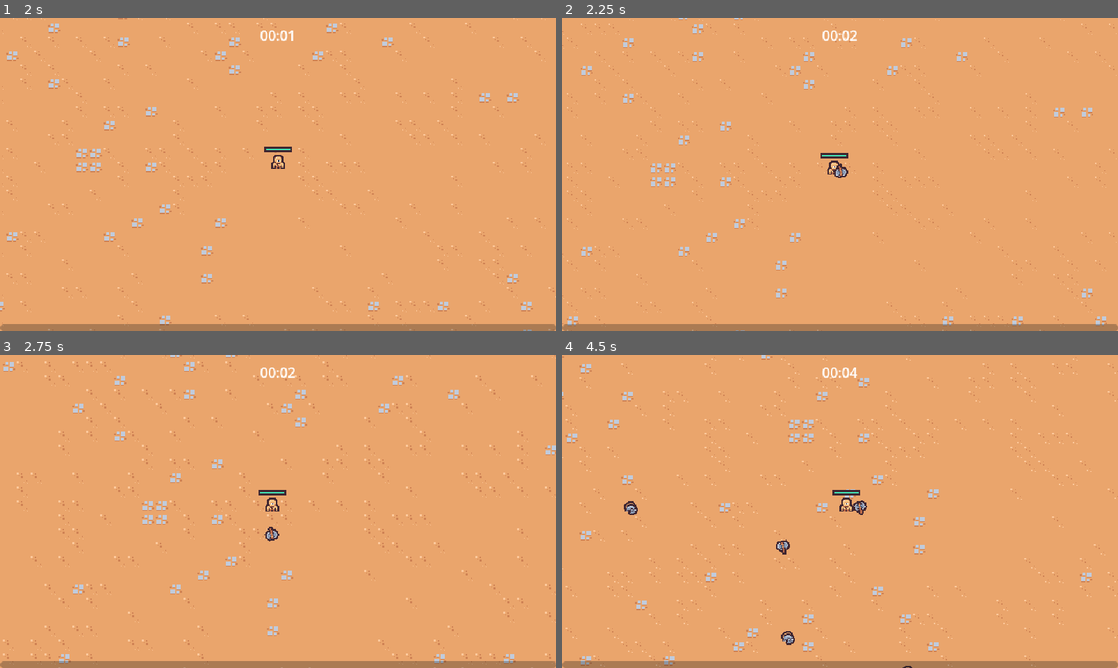
Above: before the commit, frames 1-4 (two rows, left to right).
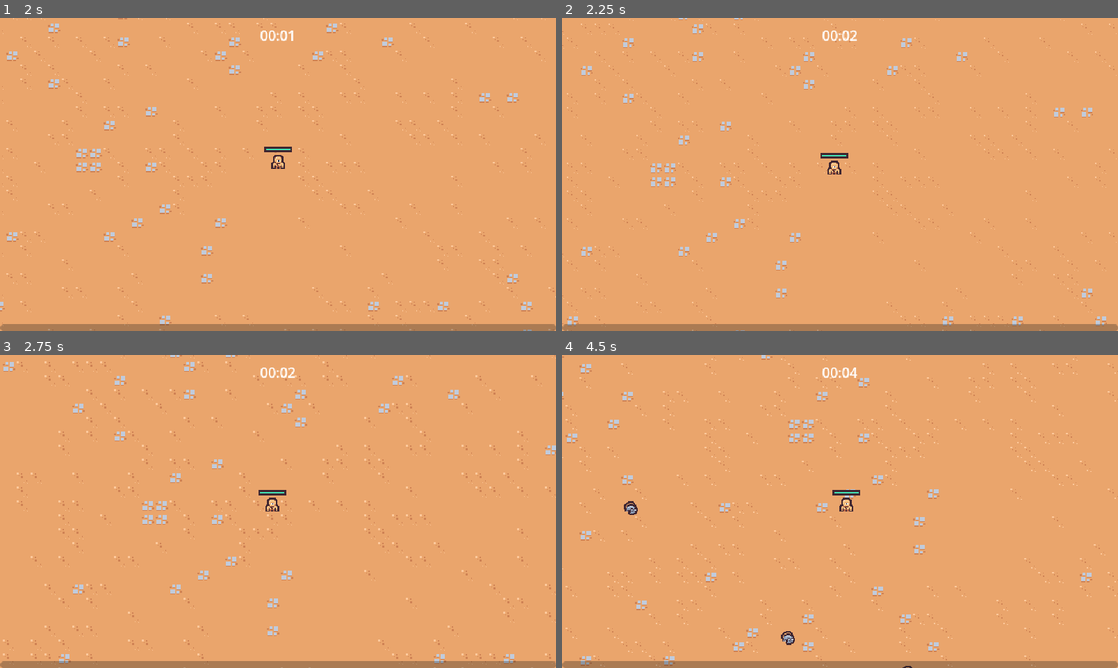
Above: after the commit, the same moments.

Repository: CullsGit/2dsurvivor
Game: Godot game, scene res://scenes/main/main.tscn
Two runs of this game, one before a commit and one after it. Both use one fixed random seed, a clock stepped at 60 frames per second and the inputs below.
Inputs (mouse positions are in pixels of both pictures, inside the frame that each line leads up to):
- Up to frame 1 (2 s): move the mouse to (250, 237) at 0.52 s; press the mouse at (250, 237) at 0.53 s; hold W (move_up) from 0.53 s (still down); move the mouse to (444, 221) at 1.27 s; release the mouse at (444, 221) at 1.28 s; click (444, 221) at 1.35 s
- Up to frame 2 (2.25 s): move the mouse to (673, 127) at 2.02 s; release W (move_up) at 2.03 s; press the mouse at (673, 127) at 2.03 s; hold A (move_left) from 2.03 s (still down)
- Up to frame 3 (2.75 s): keep holding A (move_left)
- Up to frame 4 (4.5 s): move the mouse to (867, 511) at 2.77 s; release the mouse at (867, 511) at 2.78 s; click (867, 511) at 2.85 s; move the mouse to (756, 433) at 3.52 s; release A (move_left) at 3.53 s; press the mouse at (756, 433) at 3.53 s; hold S (move_down) 3.53-4.28 s; move the mouse to (962, 495) at 4.27 s; release the mouse at (962, 495) at 4.28 s; hold D (move_right) from 4.28 s (still down); click (962, 495) at 4.35 s

Frame 1 is identical in both runs. In frame 2, less than 0.1% of the frame differs, in the area x 48-52%, y 46-52%; in frame 3, less than 0.1%; in frame 4, 0.2%, in the area x 38-55%, y 46-64%.

Commit message:
allow acquisition of axe ability rather than inherent

Diff:
--- /dev/null
+++ b/resources/upgrades/ability.gd
@@ -0,0 +1,4 @@
+extends AbilityUpgrade
+class_name Ability
+
+@export var ability_controller_scene: PackedScene
--- /dev/null
+++ b/resources/upgrades/axe.tres
@@ -0,0 +1,11 @@
+[gd_resource type="Resource" script_class="Ability" load_steps=3 format=3 uid="uid://b0yutw82b5g5"]
+
+[ext_resource type="PackedScene" uid="uid://cysv401tytwyl" path="res://scenes/ability/axe_ability_controller/axe_ability_controller.tscn" id="1_lxg8a"]
+[ext_resource type="Script" uid="uid://cnvspy2f6j7cb" path="res://resources/upgrades/ability.gd" id="1_vgov1"]
+
+[resource]
+script = ExtResource("1_vgov1")
+ability_controller_scene = ExtResource("1_lxg8a")
+id = "axe"
+name = "Axe"
+description = "Periodically sends out a spinning axe."
--- a/scenes/ability/axe_ability/axe_ability.tscn
+++ b/scenes/ability/axe_ability/axe_ability.tscn
@@ -3,6 +3,21 @@
 [ext_resource type="Texture2D" uid="uid://cikyhtfiowwax" path="res://scenes/ability/axe_ability/axe.png" id="1_4o2mv"]
 [ext_resource type="Script" uid="uid://c2m4i53bubve7" path="res://scenes/ability/axe_ability/axe_ability.gd" id="1_65u81"]
 [ext_resource type="PackedScene" uid="uid://crh55lkishbnp" path="res://scenes/component/hitbox_component.tscn" id="3_m8265"]
+
+[sub_resource type="Animation" id="Animation_r58rl"]
+length = 0.001
+tracks/0/type = "value"
+tracks/0/imported = false
+tracks/0/enabled = true
+tracks/0/path = NodePath("Sprite2D:rotation")
+tracks/0/interp = 1
+tracks/0/loop_wrap = true
+tracks/0/keys = {
+"times": PackedFloat32Array(0),
+"transitions": PackedFloat32Array(1),
+"update": 0,
+"values": [0.0]
+}
 
 [sub_resource type="Animation" id="Animation_m8265"]
 resource_name = "default"
@@ -19,21 +34,6 @@
 "transitions": PackedFloat32Array(1, 1),
 "update": 0,
 "values": [0.0, 6.28319]
-}
-
-[sub_resource type="Animation" id="Animation_r58rl"]
-length = 0.001
-tracks/0/type = "value"
-tracks/0/imported = false
-tracks/0/enabled = true
-tracks/0/path = NodePath("Sprite2D:rotation")
-tracks/0/interp = 1
-tracks/0/loop_wrap = true
-tracks/0/keys = {
-"times": PackedFloat32Array(0),
-"transitions": PackedFloat32Array(1),
-"update": 0,
-"values": [0.0]
 }
 
 [sub_resource type="AnimationLibrary" id="AnimationLibrary_twdap"]
--- a/scenes/game_object/player/player.gd
+++ b/scenes/game_object/player/player.gd
@@ -6,6 +6,7 @@
 @onready var damage_interval_timer = $DamageIntervalTimer
 @onready var health_component = $HealthComponent
 @onready var health_bar = $HealthBar
+@onready var abilities = $Abilities
 
 var number_colliding_bodies = 0
 
@@ -15,6 +16,7 @@
 	$CollisionArea2D.body_exited.connect(on_body_exited)
 	damage_interval_timer.timeout.connect(on_damage_interval_timer_timeout)
 	health_component.health_changed.connect(on_health_changed)
+	GameEvents.ability_upgrade_added.connect(on_ability_upgrade_added)
 	update_health_display()
 
 
@@ -61,3 +63,10 @@
 
 func on_health_changed():
 	update_health_display()
+
+func on_ability_upgrade_added(ability_upgrade: AbilityUpgrade, current_upgrades: Dictionary):
+	if not ability_upgrade is Ability:
+		return
+
+	var ability = ability_upgrade as Ability
+	abilities.add_child(ability.ability_controller_scene.instantiate())
--- a/scenes/game_object/player/player.tscn
+++ b/scenes/game_object/player/player.tscn
@@ -1,10 +1,9 @@
-[gd_scene load_steps=11 format=3 uid="uid://c0rnuwnywvr7p"]
+[gd_scene load_steps=10 format=3 uid="uid://c0rnuwnywvr7p"]
 
 [ext_resource type="Texture2D" uid="uid://cdjc3m375lni4" path="res://scenes/game_object/player/player.png" id="1_8afob"]
 [ext_resource type="Script" uid="uid://buoxmsmue1g3k" path="res://scenes/game_object/player/player.gd" id="1_dovo2"]
 [ext_resource type="PackedScene" uid="uid://blyp5kgr4vss" path="res://scenes/ability/sword_ability_controller/sword_ability_controller.tscn" id="2_gmlin"]
 [ext_resource type="PackedScene" uid="uid://bg7gs4wsbt654" path="res://scenes/component/health_component.tscn" id="3_ss5pk"]
-[ext_resource type="PackedScene" uid="uid://cysv401tytwyl" path="res://scenes/ability/axe_ability_controller/axe_ability_controller.tscn" id="3_tj6oj"]
 
 [sub_resource type="StyleBoxFlat" id="StyleBoxFlat_ss5pk"]
 bg_color = Color(0.247059, 0.14902, 0.192157, 1)
@@ -31,13 +30,11 @@
 motion_mode = 1
 script = ExtResource("1_dovo2")
 
-[node name="AbilityManager" type="Node" parent="."]
+[node name="HealthComponent" parent="." instance=ExtResource("3_ss5pk")]
 
-[node name="SwordAbilityController" parent="AbilityManager" instance=ExtResource("2_gmlin")]
+[node name="Abilities" type="Node" parent="."]
 
-[node name="AxeAbilityController" parent="AbilityManager" instance=ExtResource("3_tj6oj")]
-
-[node name="HealthComponent" parent="." instance=ExtResource("3_ss5pk")]
+[node name="SwordAbilityController" parent="Abilities" instance=ExtResource("2_gmlin")]
 
 [node name="DamageIntervalTimer" type="Timer" parent="."]
 wait_time = 0.5
--- a/scenes/manager/upgrade_manager.gd
+++ b/scenes/manager/upgrade_manager.gd
@@ -11,16 +11,6 @@
 	experience_manager.level_up.connect(on_level_up)
 
 
-func on_level_up(current_level: int):
-	var chosen_upgrade = upgrade_pool.pick_random() as AbilityUpgrade
-	if chosen_upgrade == null:
-		return
-
-	var upgrade_screen_instance = upgrade_screen_scene.instantiate()
-	add_child(upgrade_screen_instance)
-	upgrade_screen_instance.set_ability_upgrades([chosen_upgrade] as Array[AbilityUpgrade])
-	upgrade_screen_instance.upgrade_selected.connect(on_upgrade_selected)
-
 func apply_upgrade(upgrade: AbilityUpgrade):
 	var has_upgrade = current_upgrades.has(upgrade.id)
 	if !has_upgrade:
@@ -33,5 +23,25 @@
 
 	GameEvents.emit_ability_upgrade_added(upgrade, current_upgrades)
 
+
+func pick_upgrades():
+	var chosen_upgrades: Array[AbilityUpgrade] = []
+	var filtered_upgrades = upgrade_pool.duplicate()
+	for i in 2:
+		var chosen_upgrade = filtered_upgrades.pick_random() as AbilityUpgrade
+		chosen_upgrades.append(chosen_upgrade)
+		filtered_upgrades = filtered_upgrades.filter(func (upgrade): return upgrade.id != chosen_upgrade.id)
+
+	return chosen_upgrades
+
+
 func on_upgrade_selected(upgrade: AbilityUpgrade):
 	apply_upgrade(upgrade)
+
+
+func on_level_up(current_level: int):
+	var upgrade_screen_instance = upgrade_screen_scene.instantiate()
+	add_child(upgrade_screen_instance)
+	var chosen_upgrades = pick_upgrades()
+	upgrade_screen_instance.set_ability_upgrades(chosen_upgrades as Array[AbilityUpgrade])
+	upgrade_screen_instance.upgrade_selected.connect(on_upgrade_selected)
--- a/scenes/manager/upgrade_manager.tscn
+++ b/scenes/manager/upgrade_manager.tscn
@@ -1,11 +1,12 @@
-[gd_scene load_steps=5 format=3 uid="uid://gsn7yt1mn4kt"]
+[gd_scene load_steps=6 format=3 uid="uid://gsn7yt1mn4kt"]
 
 [ext_resource type="Script" uid="uid://c8u5clot7ysi" path="res://scenes/manager/upgrade_manager.gd" id="1_pfuvr"]
 [ext_resource type="Script" uid="uid://pf8g823sggs1" path="res://resources/upgrades/ability_upgrade.gd" id="2_5fq6c"]
 [ext_resource type="Resource" uid="uid://k2t3b86o8kpb" path="res://resources/upgrades/sword_rate.tres" id="3_odk14"]
+[ext_resource type="Resource" uid="uid://b0yutw82b5g5" path="res://resources/upgrades/axe.tres" id="4_n6pea"]
 [ext_resource type="PackedScene" uid="uid://btluhuldfdwnl" path="res://scenes/ui/upgrade_screen.tscn" id="4_odk14"]
 
 [node name="UpgradeManager" type="Node"]
 script = ExtResource("1_pfuvr")
-upgrade_pool = Array[ExtResource("2_5fq6c")]([ExtResource("3_odk14")])
+upgrade_pool = Array[ExtResource("2_5fq6c")]([ExtResource("3_odk14"), ExtResource("4_n6pea")])
 upgrade_screen_scene = ExtResource("4_odk14")
Not shown, added: resources/upgrades/ability.gd.uid
